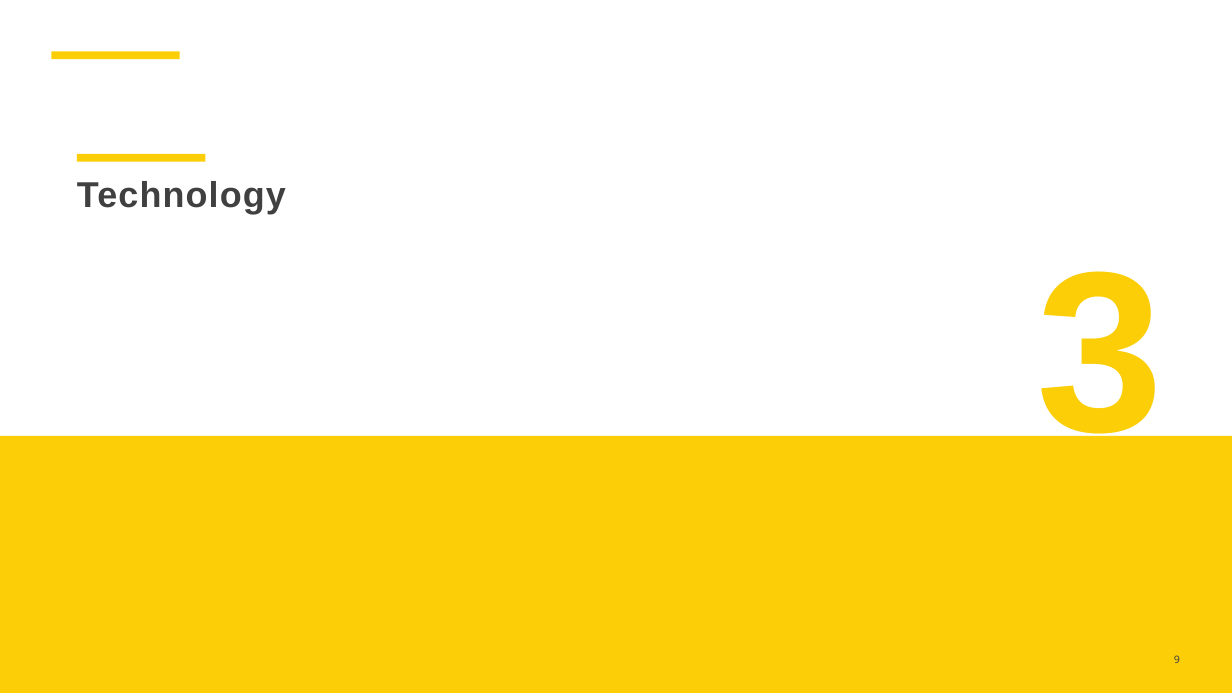
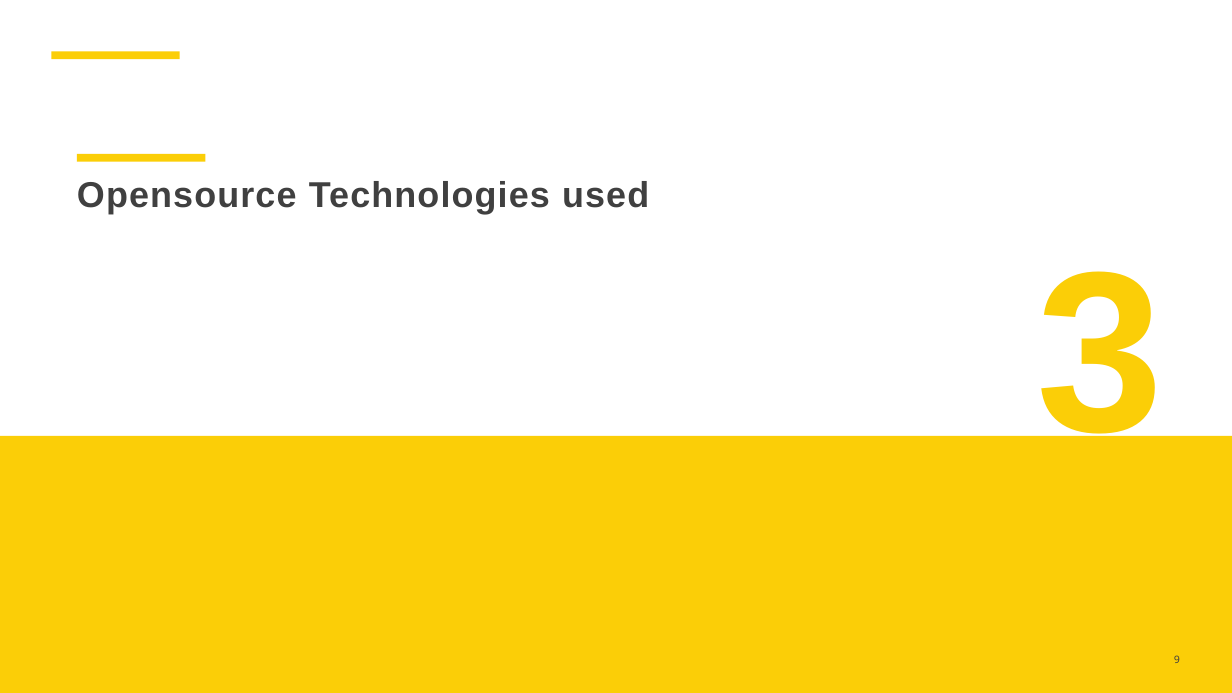
Before and after one commit to berrydenhartog/SIPMAP, a slide deck: slide 9 of shell.pptx (slide 5 before the commit). Drawn at 1232x693 pixels with LibreOffice and Linux fonts; fonts in the diff are those of the drawing. Boxes give left, top, right and bottom in pixels: in the first picture for what was removed or moved away, otherwise in the second. Text is boxed around its words. In the diff, an @@ line names an element or a change of style, - is before the commit and + after.

```diff
--- a/shell.pptx
+++ b/shell.pptx
@@ title at <box>77,181,649,214</box>: text changed @@
-Technology
+Opensource Technologies used
```
Also in this commit, not shown: 7 other slides changed, 7 slides added, 4 other files.
